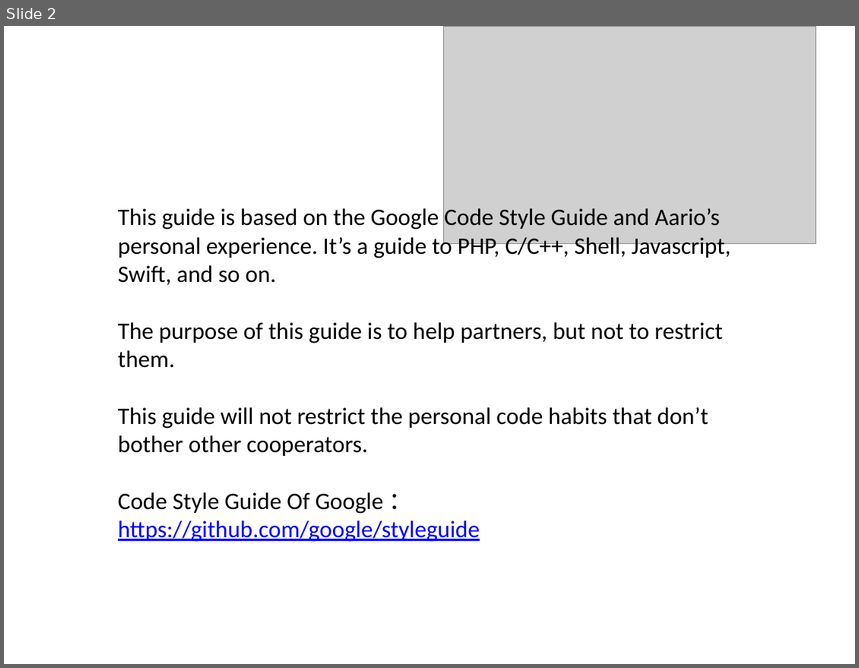
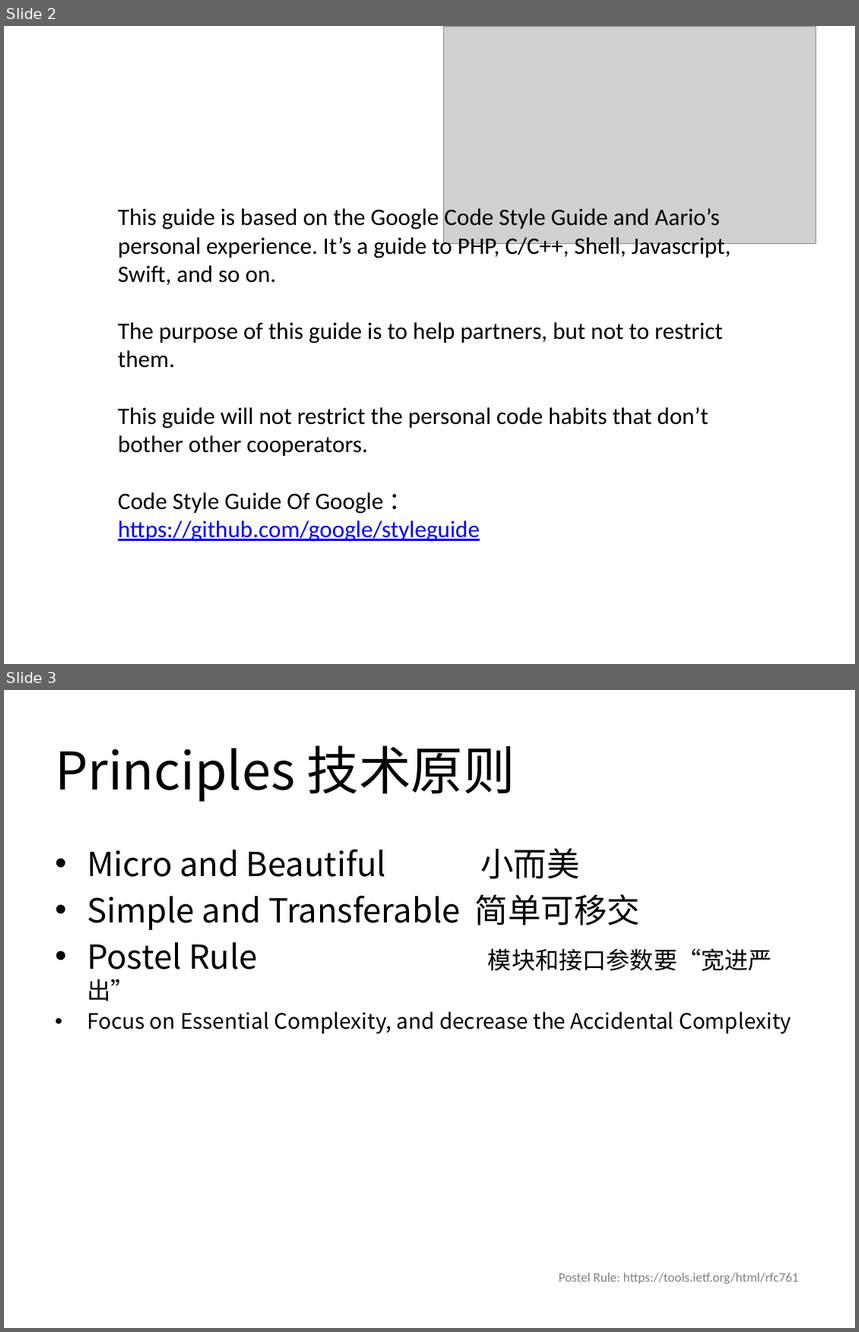
Before and after one commit to guoyu07/NotesPublic, a slide deck: Aario-PPT/20160520 IT - Aario's Code Style Guide.pptx. Shown one above the other, each under a label of ours: slide 2 before the commit, slides 2 and 3 after it. The pictures are 859x668 and 859x1332 pixels, drawn with LibreOffice and Linux fonts; fonts in the diff are those of the drawing; grey boxes stand for pictures. Boxes give left, top, right and bottom in pixels: in the first picture for what was removed or moved away, otherwise in the second. Text is boxed around its words. In the diff, an @@ line names an element or a change of style, - is before the commit and + after.

```diff
--- a/Aario-PPT/20160520 IT - Aario's Code Style Guide.pptx
+++ b/Aario-PPT/20160520 IT - Aario's Code Style Guide.pptx
@@ slide 3 added at (4, 690, 855, 1328), background #FFFFFF @@
@@ title added at (55, 745, 515, 802), 44 pt, text #000000 @@
+Principles 技术原则
@@ text added at (87, 848, 791, 1034), 18 pt, text #000000 @@
+• Micro and Beautiful 小而美
+• Simple and Transferable 简单可移交
+• Postel Rule 模块和接口参数要“宽进严出”
+• Focus on Essential Complexity, and decrease the Accidental Complexity
@@ text added at (559, 1273, 799, 1284), 11 pt, text #808080 @@
+Postel Rule: https://tools.ietf.org/html/rfc761
```
Also in this commit, not shown: 1 other file.
